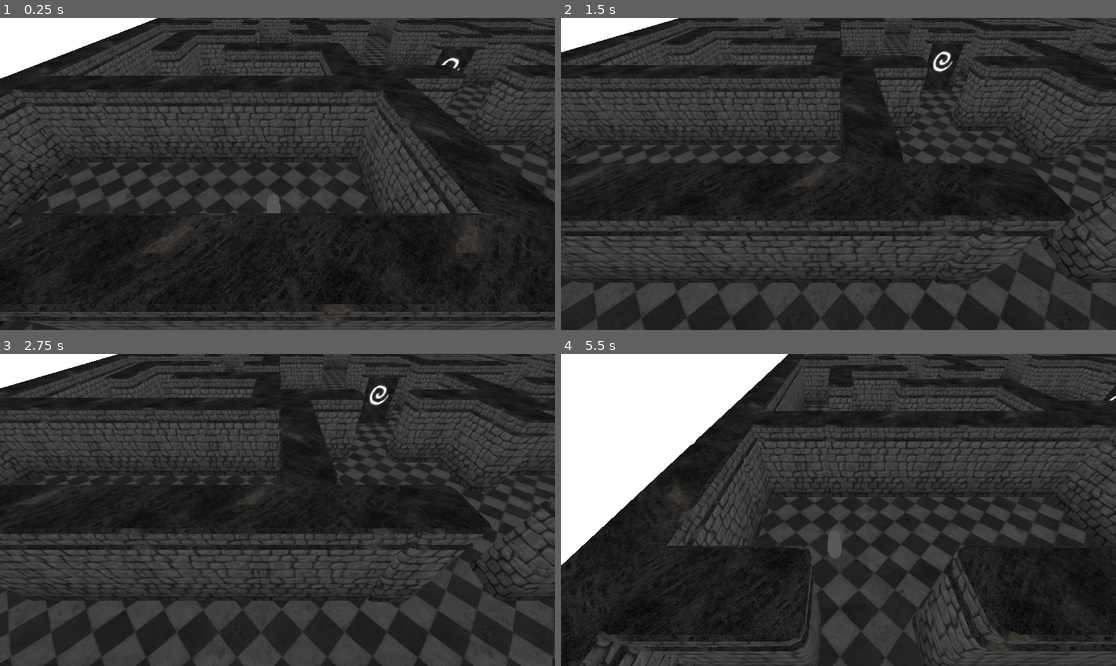
Above: before the commit, frames 1-4 (two rows, left to right).
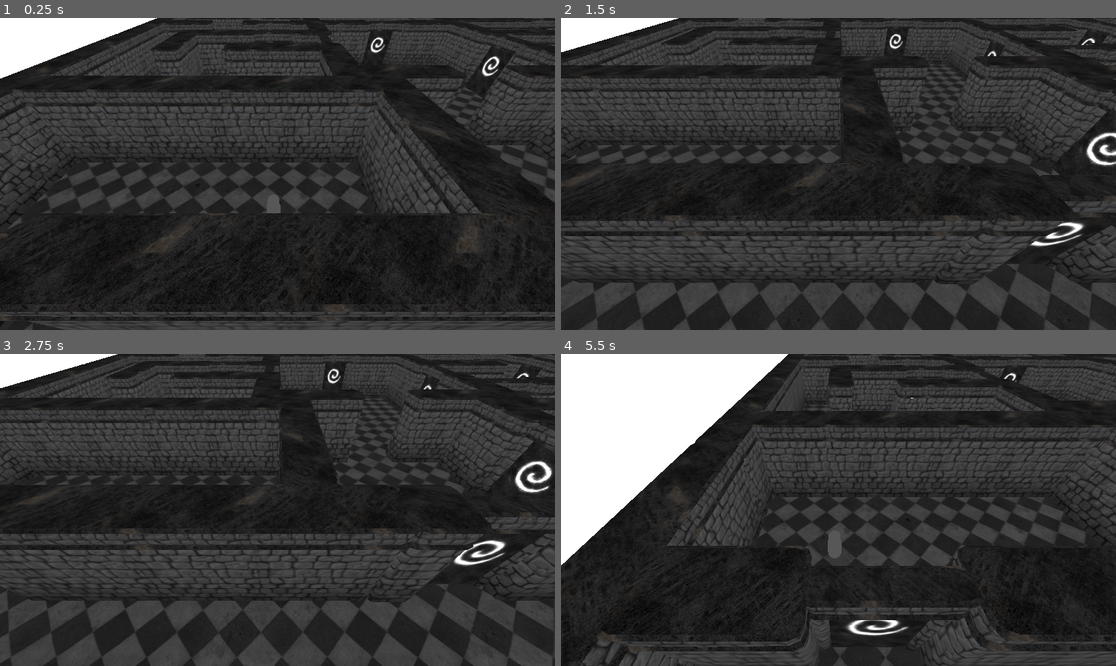
Above: after the commit, the same moments.

Repository: JakeSosa/PirateSoft_GameJam
Game: Godot game, scene res://Levels/level_1.tscn
Same seed, same stepped clock (60 frames per second), same inputs: the game is played once before the commit and once after it.
Inputs:
- Up to frame 1 (0.25 s): no input
- Up to frame 2 (1.5 s): tap Enter at 0.5 s; hold D (moveRight) 0.53-1.28 s; hold S (moveDown) from 1.28 s (still down)
- Up to frame 3 (2.75 s): tap Space at 2 s; release S (moveDown) at 2.03 s; hold D (moveRight) from 2.03 s (still down)
- Up to frame 4 (5.5 s): tap Enter at 2.75 s; release D (moveRight) at 2.78 s; hold W (moveUp) 2.78-3.53 s; hold A (moveLeft) 3.53-5.03 s; hold S (moveDown) from 5.03 s (still down)

The runs differ from the first frame. In frame 1, 1.3% of the frame differs, in the area x 0-100%, y 0-70%; in frame 2, 3.5%; in frame 3, 3.7%, in the area x 38-100%, y 0-75%; in frame 4, 3.5%.

Commit message:
FIXED STUFF

Diff:
--- a/GameJammin/Levels/level_1.tscn
+++ b/GameJammin/Levels/level_1.tscn
@@ -53,6 +53,52 @@
 transform = Transform3D(-4.37114e-08, 0, 1, 0, 1, 0, -1, 0, -4.37114e-08, 14, -0.4, 30)
 
 [node name="MazeDoor3" parent="WallKit" instance=ExtResource("5_tm01t")]
+transform = Transform3D(-4.37114e-08, 0, 1, 0, 1, 0, -1, 0, -4.37114e-08, 0, -0.4, 30)
+
+[node name="MazeDoor4" parent="WallKit" instance=ExtResource("5_tm01t")]
+transform = Transform3D(1, 0, 0, 0, 1, 0, 0, 0, 1, -12, -0.4, 9)
+
+[node name="MazeDoor5" parent="WallKit" instance=ExtResource("5_tm01t")]
+transform = Transform3D(1, 0, 0, 0, 1, 0, 0, 0, 1, -1, -0.4, 9)
+
+[node name="MazeDoor7" parent="WallKit" instance=ExtResource("5_tm01t")]
+transform = Transform3D(-4.37114e-08, 0, -1, 0, 1, 0, 1, 0, -4.37114e-08, -4, -0.4, -2)
+
+[node name="MazeDoor9" parent="WallKit" instance=ExtResource("5_tm01t")]
+transform = Transform3D(-4.37114e-08, 0, -1, 0, 1, 0, 1, 0, -4.37114e-08, 5, -0.4, -2)
+
+[node name="MazeDoor12" parent="WallKit" instance=ExtResource("5_tm01t")]
+transform = Transform3D(-4.37114e-08, 0, -1, 0, 1, 0, 1, 0, -4.37114e-08, 13, -0.4, -5)
+
+[node name="MazeDoor16" parent="WallKit" instance=ExtResource("5_tm01t")]
+transform = Transform3D(-4.37114e-08, 0, -1, 0, 1, 0, 1, 0, -4.37114e-08, 9, -0.4, -12)
+
+[node name="MazeDoor13" parent="WallKit" instance=ExtResource("5_tm01t")]
+transform = Transform3D(-4.37114e-08, 0, -1, 0, 1, 0, 1, 0, -4.37114e-08, 13, -0.4, -1)
+
+[node name="MazeDoor10" parent="WallKit" instance=ExtResource("5_tm01t")]
+transform = Transform3D(1, 0, 0, 0, 1, 0, 0, 0, 1, -1, -0.4, -6)
+
+[node name="MazeDoor17" parent="WallKit" instance=ExtResource("5_tm01t")]
+transform = Transform3D(1, 0, 0, 0, 1, 0, 0, 0, 1, -8, -0.4, -6)
+
+[node name="MazeDoor18" parent="WallKit" instance=ExtResource("5_tm01t")]
+transform = Transform3D(1, 0, 0, 0, 1, 0, 0, 0, 1, -8, -0.4, -3)
+
+[node name="MazeDoor11" parent="WallKit" instance=ExtResource("5_tm01t")]
+transform = Transform3D(1, 0, 0, 0, 1, 0, 0, 0, 1, 5, -0.4, 1)
+
+[node name="MazeDoor14" parent="WallKit" instance=ExtResource("5_tm01t")]
+transform = Transform3D(1, 0, 0, 0, 1, 0, 0, 0, 1, 10, -0.4, -7)
+
+[node name="MazeDoor15" parent="WallKit" instance=ExtResource("5_tm01t")]
+transform = Transform3D(1, 0, 0, 0, 1, 0, 0, 0, 1, 13, -0.4, -7)
+
+[node name="MazeDoor6" parent="WallKit" instance=ExtResource("5_tm01t")]
+transform = Transform3D(-4.37114e-08, 0, -1, 0, 1, 0, 1, 0, -4.37114e-08, 11, -0.4, 11)
+
+[node name="MazeDoor8" parent="WallKit" instance=ExtResource("5_tm01t")]
+transform = Transform3D(-4.37114e-08, 0, -1, 0, 1, 0, 1, 0, -4.37114e-08, 4, -0.4, 6)
 
 [node name="MapPieces" type="Node" parent="."]
 
@@ -263,18 +309,6 @@
 [node name="Wall8m3" parent="MapPieces" instance=ExtResource("4_4q6tb")]
 transform = Transform3D(1, 0, 0, 0, 1, 0, 0, 0, 1, 1.01189, -0.4, 14.0119)
 
-[node name="MazeDoor" parent="MapPieces" instance=ExtResource("5_tm01t")]
-
-[node name="MazeDoor2" parent="MapPieces" instance=ExtResource("5_tm01t")]
-
-[node name="MazeDoor6" parent="MapPieces" instance=ExtResource("5_tm01t")]
-
-[node name="MazeDoor17" parent="MapPieces" instance=ExtResource("5_tm01t")]
-
-[node name="MazeDoor5" parent="MapPieces" instance=ExtResource("5_tm01t")]
-
-[node name="MazeDoor7" parent="MapPieces" instance=ExtResource("5_tm01t")]
-
 [node name="Wall2m18" parent="MapPieces" instance=ExtResource("2_tvpwx")]
 transform = Transform3D(-1.07284e-07, 0, 1, 0, 1, 0, -1, 0, -1.07284e-07, 4.01189, -0.4, 3.0119)
 
@@ -322,26 +356,6 @@
 
 [node name="Wall8m17" parent="MapPieces" instance=ExtResource("4_4q6tb")]
 transform = Transform3D(1, 0, 0, 0, 1, 0, 0, 0, 1, -3.98811, -0.4, -15.9881)
-
-[node name="MazeDoor10" parent="MapPieces" instance=ExtResource("5_tm01t")]
-
-[node name="MazeDoor12" parent="MapPieces" instance=ExtResource("5_tm01t")]
-
-[node name="MazeDoor13" parent="MapPieces" instance=ExtResource("5_tm01t")]
-
-[node name="MazeDoor11" parent="MapPieces" instance=ExtResource("5_tm01t")]
-
-[node name="MazeDoor14" parent="MapPieces" instance=ExtResource("5_tm01t")]
-
-[node name="MazeDoor16" parent="MapPieces" instance=ExtResource("5_tm01t")]
-
-[node name="MazeDoor15" parent="MapPieces" instance=ExtResource("5_tm01t")]
-
-[node name="MazeDoor8" parent="MapPieces" instance=ExtResource("5_tm01t")]
-
-[node name="MazeDoor9" parent="MapPieces" instance=ExtResource("5_tm01t")]
-
-[node name="MazeDoor4" parent="MapPieces" instance=ExtResource("5_tm01t")]
 
 [node name="Floor" type="StaticBody3D" parent="MapPieces"]
 transform = Transform3D(-4.37114e-08, 0, -1, 0, 1, 0, 1, 0, -4.37114e-08, -7.62939e-06, -0.359047, 0.0118942)
--- a/GameJammin/Objects/maze_door.tscn
+++ b/GameJammin/Objects/maze_door.tscn
@@ -103,13 +103,12 @@
 shader = ExtResource("5_a1ies")
 shader_parameter/TilingScale = 1.0
 shader_parameter/GlowColor = Color(1, 1, 1, 1)
-shader_parameter/DoorOPEN = 0.0
 shader_parameter/GlowSTR = 1.0
 shader_parameter/BC = ExtResource("7_l433i")
 shader_parameter/GlowDecal = ExtResource("8_s1o2x")
 shader_parameter/NRM = ExtResource("9_xjx52")
 
-[node name="MazeDoor" type="Node"]
+[node name="MazeDoor" type="Node3D"]
 
 [node name="DoorObjFrame" type="MeshInstance3D" parent="."]
 mesh = ExtResource("1_cl7n2")
@@ -126,6 +125,7 @@
 
 [node name="CollisionShape3D" type="CollisionShape3D" parent="StaticBody3D"]
 transform = Transform3D(1, 0, 0, 0, 1, 0, 0, 0, 1, 0.988378, 1.08185, 0.504763)
+visible = false
 shape = SubResource("BoxShape3D_47d8r")
 
 [node name="DoorObj" type="MeshInstance3D" parent="StaticBody3D"]
@@ -135,3 +135,4 @@
 
 [node name="AudioStreamPlayer3D" type="AudioStreamPlayer3D" parent="StaticBody3D"]
 transform = Transform3D(1, 0, 0, 0, 1, 0, 0, 0, 1, 0.979428, 1.19207, 0.536967)
+visible = false
--- a/GameJammin/Shaders/DoorShader.tres
+++ b/GameJammin/Shaders/DoorShader.tres
@@ -26,35 +26,13 @@
 default_value_enabled = true
 default_value = 1.0
 
-[sub_resource type="FastNoiseLite" id="FastNoiseLite_6nv7c"]
-noise_type = 2
-frequency = 0.0067
-fractal_lacunarity = 2.03
-fractal_gain = 0.445
-cellular_distance_function = 3
-cellular_jitter = 1.14
-
-[sub_resource type="NoiseTexture2D" id="NoiseTexture2D_ph6uy"]
-noise = SubResource("FastNoiseLite_6nv7c")
-
-[sub_resource type="VisualShaderNodeTexture" id="VisualShaderNodeTexture_tx6nl"]
-texture = SubResource("NoiseTexture2D_ph6uy")
-
 [sub_resource type="VisualShaderNodeTexture" id="VisualShaderNodeTexture_w4tbg"]
 source = 5
-
-[sub_resource type="VisualShaderNodeVectorDecompose" id="VisualShaderNodeVectorDecompose_sorvs"]
 
 [sub_resource type="VisualShaderNodeFloatParameter" id="VisualShaderNodeFloatParameter_sdnfy"]
 parameter_name = "DoorOPEN"
 hint = 1
 default_value_enabled = true
-
-[sub_resource type="VisualShaderNodeCompare" id="VisualShaderNodeCompare_xt3fd"]
-function = 4
-
-[sub_resource type="VisualShaderNodeFloatFunc" id="VisualShaderNodeFloatFunc_2utuh"]
-function = 31
 
 [sub_resource type="VisualShaderNodeTexture" id="VisualShaderNodeTexture_qdmlk"]
 source = 5
@@ -88,8 +66,6 @@
 uniform sampler2D BC : source_color;
 uniform vec4 GlowColor : source_color = vec4(1.000000, 1.000000, 1.000000, 1.000000);
 uniform sampler2D GlowDecal : repeat_disable;
-uniform sampler2D tex_frg_19;
-uniform float DoorOPEN : hint_range(0, 1) = 0;
 uniform float GlowSTR = 1;
 uniform sampler2D NRM : hint_normal;
 
@@ -126,28 +102,6 @@
 	vec3 n_out13p0 = mix(vec3(n_out2p0.xyz), vec3(n_out14p0.xyz), vec3(n_out11p0.xyz));
 
 
-// Texture2D:19
-	vec4 n_out19p0 = texture(tex_frg_19, n_out4p0);
-
-
-// VectorDecompose:20
-	float n_out20p0 = vec3(n_out19p0.xyz).x;
-	float n_out20p1 = vec3(n_out19p0.xyz).y;
-	float n_out20p2 = vec3(n_out19p0.xyz).z;
-
-
-// FloatParameter:22
-	float n_out22p0 = DoorOPEN;
-
-
-// Compare:24
-	bool n_out24p0 = n_out20p0 < n_out22p0;
-
-
-// FloatFunc:25
-	float n_out25p0 = 1.0 - (n_out24p0 ? 1.0 : 0.0);
-
-
 // VectorOp:15
 	vec3 n_out15p0 = vec3(n_out11p0.xyz) * vec3(n_out14p0.xyz);
 
@@ -167,13 +121,13 @@
 
 // Output:0
 	ALBEDO = n_out13p0;
-	ALPHA = n_out25p0;
 	EMISSION = n_out16p0;
 	NORMAL_MAP = vec3(n_out3p0.xyz);
 
 
 }
 "
+graph_offset = Vector2(-784.749, 193.783)
 nodes/fragment/0/position = Vector2(100, 2160)
 nodes/fragment/2/node = SubResource("VisualShaderNodeTexture_w4tbg")
 nodes/fragment/2/position = Vector2(-620, 3680)
@@ -203,14 +157,6 @@
 nodes/fragment/16/position = Vector2(-220, 2220)
 nodes/fragment/17/node = SubResource("VisualShaderNodeFloatParameter_fx5sj")
 nodes/fragment/17/position = Vector2(-1500, 3060)
-nodes/fragment/19/node = SubResource("VisualShaderNodeTexture_tx6nl")
-nodes/fragment/19/position = Vector2(-960, 520)
-nodes/fragment/20/node = SubResource("VisualShaderNodeVectorDecompose_sorvs")
-nodes/fragment/20/position = Vector2(-620, 680)
 nodes/fragment/22/node = SubResource("VisualShaderNodeFloatParameter_sdnfy")
 nodes/fragment/22/position = Vector2(-1500, 3840)
-nodes/fragment/24/node = SubResource("VisualShaderNodeCompare_xt3fd")
-nodes/fragment/24/position = Vector2(-220, 620)
-nodes/fragment/25/node = SubResource("VisualShaderNodeFloatFunc_2utuh")
-nodes/fragment/25/position = Vector2(-40, 680)
-nodes/fragment/connections = PackedInt32Array(5, 0, 2, 2, 6, 0, 3, 2, 4, 0, 8, 0, 7, 0, 8, 1, 8, 0, 3, 0, 8, 0, 2, 0, 11, 0, 13, 2, 12, 0, 11, 2, 13, 0, 0, 0, 3, 0, 0, 9, 11, 0, 15, 0, 14, 0, 15, 1, 15, 0, 16, 0, 16, 0, 0, 5, 17, 0, 16, 1, 2, 0, 13, 0, 14, 0, 13, 1, 4, 0, 19, 0, 19, 0, 20, 0, 20, 0, 24, 0, 22, 0, 24, 1, 24, 0, 25, 0, 25, 0, 0, 1, 4, 0, 11, 0)
+nodes/fragment/connections = PackedInt32Array(5, 0, 2, 2, 6, 0, 3, 2, 4, 0, 8, 0, 7, 0, 8, 1, 8, 0, 3, 0, 8, 0, 2, 0, 11, 0, 13, 2, 12, 0, 11, 2, 13, 0, 0, 0, 3, 0, 0, 9, 11, 0, 15, 0, 14, 0, 15, 1, 15, 0, 16, 0, 16, 0, 0, 5, 17, 0, 16, 1, 2, 0, 13, 0, 14, 0, 13, 1, 4, 0, 11, 0)
Not shown: 1 places in GameJammin/Shaders/DoorShader.tres that only renumber resources
